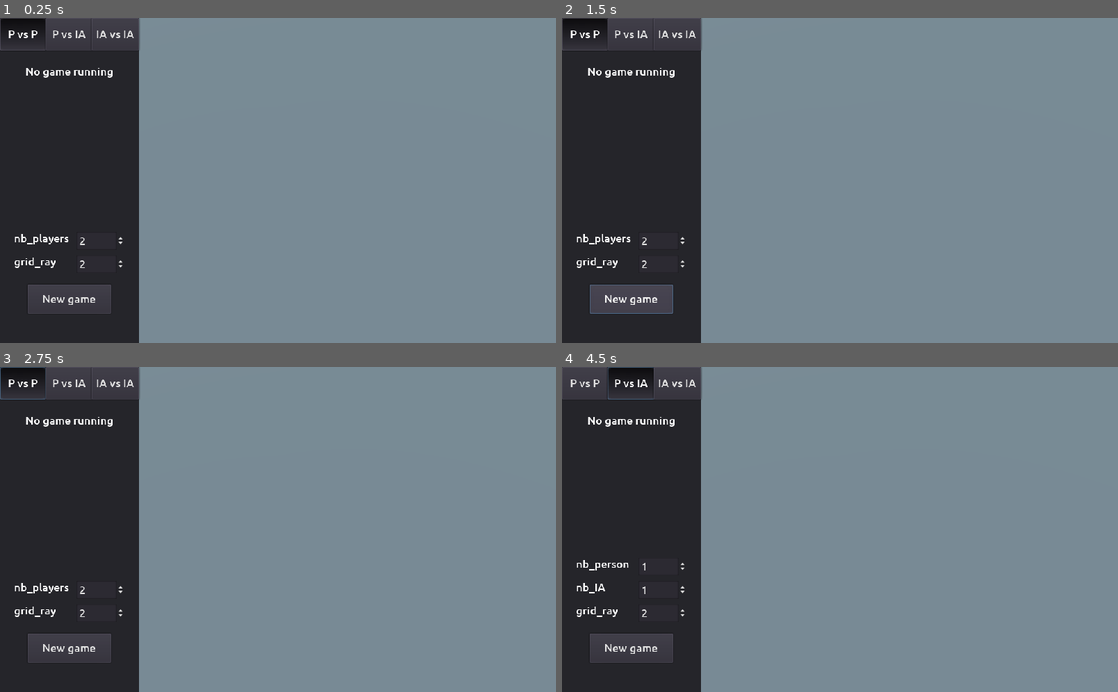
Above: before the commit, frames 1-4 (two rows, left to right).
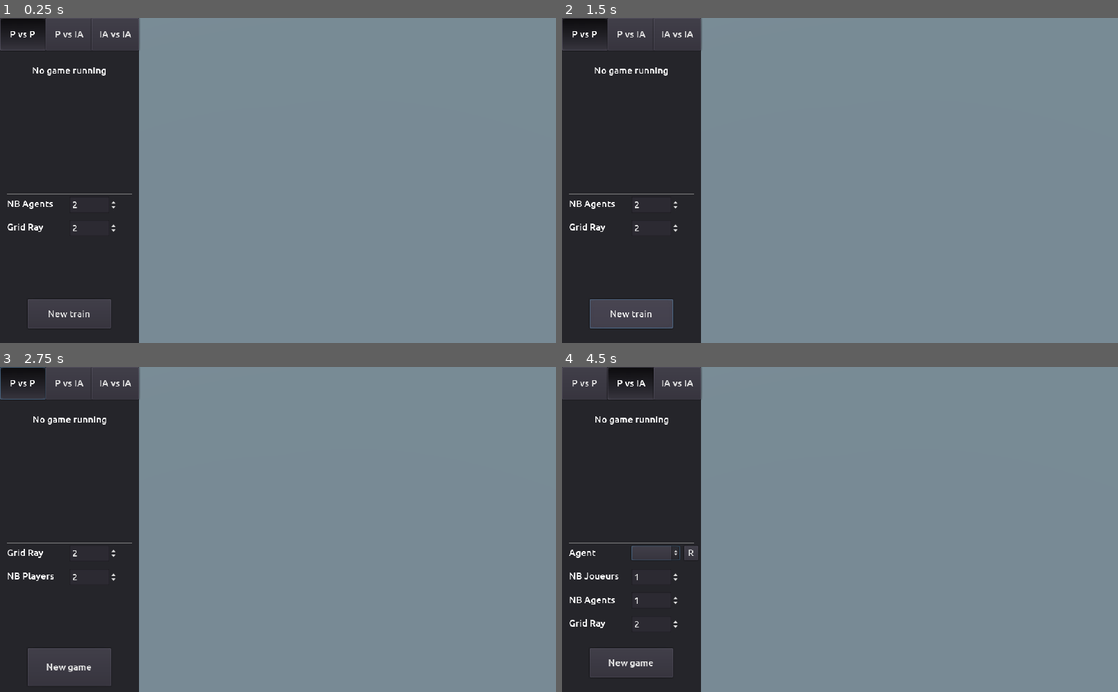
Above: after the commit, the same moments.

Repository: Naowak/Kothrak
Game: Godot game, scene res://Scenes/Main.tscn
Two runs of this game, one before a commit and one after it. Both use one fixed random seed, a clock stepped at 60 frames per second and the inputs below.
Inputs (mouse positions are in pixels of both pictures, inside the frame that each line leads up to):
- Up to frame 1 (0.25 s): no input
- Up to frame 2 (1.5 s): click "New game" (after the commit: "New train") at 0.5 s; click "New game" (after the commit: "New train") at 1.25 s
- Up to frame 3 (2.75 s): click "P vs P" at 2 s
- Up to frame 4 (4.5 s): click "P vs IA" at 2.75 s; click (656, 552) at 3.52 s; click (689, 552) at 4.25 s, where only the run after the commit has a clickable "R"

The runs differ from the first frame. In frame 1, 1.9% of the frame differs, in the area x 1-25%, y 3-96%; in frame 2, 2.4%; in frame 3, 2.1%; in frame 4, 2.4%, in the area x 1-25%, y 0-96%.
Error before the commit: Invalid get index 'status' (on base: 'Nil'). (res://Scripts/Main.gd:27)

Commit message:
ajout de la commande permettant de récupérer les noms des agents pour PvIA + petite réarchitecture graphique du menu

Diff:
--- a/gui/Fonts/Ubuntu-font.tres
+++ b/gui/Fonts/Ubuntu-font.tres
@@ -2,7 +2,6 @@
 
 [ext_resource path="res://Fonts/Ubuntu-Medium.ttf" type="DynamicFontData" id=1]
 
-
 [resource]
-size = 20
+size = 17
 font_data = ExtResource( 1 )
--- a/gui/Scenes/Main.tscn
+++ b/gui/Scenes/Main.tscn
@@ -80,6 +80,7 @@
 text = "IA vs IA"
 
 [node name="Control_PvP" type="Control" parent="Panel"]
+visible = false
 anchor_top = 0.1
 anchor_right = 1.0
 anchor_bottom = 1.0
@@ -89,20 +90,19 @@
 
 [node name="Button_newgame" type="Button" parent="Panel/Control_PvP"]
 anchor_left = 0.2
-anchor_top = 0.8
+anchor_top = 0.85
 anchor_right = 0.8
-anchor_bottom = 0.9
+anchor_bottom = 0.98
 text = "New game"
 __meta__ = {
 "_edit_use_anchors_": false
 }
 
 [node name="SpinBox_nbplayers" type="SpinBox" parent="Panel/Control_PvP"]
-anchor_left = 0.55
-anchor_top = 0.62
-anchor_right = 0.9
-anchor_bottom = 0.62
-margin_bottom = 33.0
+anchor_left = 0.5
+anchor_top = 0.58
+anchor_right = 0.85
+anchor_bottom = 0.63
 min_value = 1.0
 max_value = 4.0
 value = 2.0
@@ -111,24 +111,22 @@
 }
 
 [node name="Label_nbplayers" type="Label" parent="Panel/Control_PvP"]
-anchor_left = 0.1
-anchor_top = 0.62
-anchor_right = 0.45
-anchor_bottom = 0.62
-margin_right = 11.4
-margin_bottom = 24.0
-text = "nb_players"
+anchor_left = 0.05
+anchor_top = 0.58
+anchor_right = 0.45
+anchor_bottom = 0.63
+text = "NB Players"
 valign = 1
 __meta__ = {
 "_edit_use_anchors_": false
 }
 
 [node name="SpinBox_gridray" type="SpinBox" parent="Panel/Control_PvP"]
-anchor_left = 0.55
-anchor_top = 0.7
-anchor_right = 0.9
-anchor_bottom = 0.7
-margin_bottom = 33.0
+anchor_left = 0.5
+anchor_top = 0.5
+anchor_right = 0.85
+anchor_bottom = 0.55
+margin_top = -1.05261
 min_value = 1.0
 max_value = 4.0
 value = 2.0
@@ -137,13 +135,13 @@
 }
 
 [node name="Label_gridray" type="Label" parent="Panel/Control_PvP"]
-anchor_left = 0.1
-anchor_top = 0.7
-anchor_right = 0.45
-anchor_bottom = 0.7
-margin_right = 7.62939e-06
-margin_bottom = 24.0
-text = "grid_ray"
+anchor_left = 0.05
+anchor_top = 0.5
+anchor_right = 0.45
+anchor_bottom = 0.55
+margin_left = 0.2
+margin_right = -0.199997
+text = "Grid Ray"
 valign = 1
 __meta__ = {
 "_edit_use_anchors_": false
@@ -151,12 +149,11 @@
 
 [node name="LineSep" type="ColorRect" parent="Panel/Control_PvP"]
 anchor_left = 0.05
-anchor_top = 0.5
+anchor_top = 0.49
 anchor_right = 0.95
-anchor_bottom = 0.5
-margin_top = -24.0
+anchor_bottom = 0.49
+margin_top = -1.0
 margin_right = 1.52588e-05
-margin_bottom = -23.0
 color = Color( 0.509804, 0.509804, 0.509804, 1 )
 __meta__ = {
 "_edit_use_anchors_": false
@@ -167,6 +164,9 @@
 anchor_top = 0.05
 anchor_right = 0.9
 anchor_bottom = 0.5
+margin_left = 0.4
+margin_right = 0.600006
+margin_bottom = -37.0
 bbcode_enabled = true
 bbcode_text = "[center]No game running[/center]
 "
@@ -182,23 +182,25 @@
 anchor_top = 0.1
 anchor_right = 1.0
 anchor_bottom = 1.0
+__meta__ = {
+"_edit_use_anchors_": false
+}
 
 [node name="Button_newgame" type="Button" parent="Panel/Control_PvIA"]
 anchor_left = 0.2
-anchor_top = 0.8
+anchor_top = 0.85
 anchor_right = 0.8
-anchor_bottom = 0.9
+anchor_bottom = 0.95
 text = "New game"
 __meta__ = {
 "_edit_use_anchors_": false
 }
 
 [node name="SpinBox_nbperson" type="SpinBox" parent="Panel/Control_PvIA"]
-anchor_left = 0.55
-anchor_top = 0.54
-anchor_right = 0.9
-anchor_bottom = 0.54
-margin_bottom = 33.0
+anchor_left = 0.5
+anchor_top = 0.58
+anchor_right = 0.85
+anchor_bottom = 0.63
 min_value = 1.0
 max_value = 4.0
 value = 1.0
@@ -207,24 +209,21 @@
 }
 
 [node name="Label_nbperson" type="Label" parent="Panel/Control_PvIA"]
-anchor_left = 0.1
-anchor_top = 0.54
-anchor_right = 0.45
-anchor_bottom = 0.54
-margin_right = 11.4
-margin_bottom = 24.0
-text = "nb_person"
+anchor_left = 0.05
+anchor_top = 0.58
+anchor_right = 0.45
+anchor_bottom = 0.63
+text = "NB Joueurs"
 valign = 1
 __meta__ = {
 "_edit_use_anchors_": false
 }
 
 [node name="SpinBox_nbIA" type="SpinBox" parent="Panel/Control_PvIA"]
-anchor_left = 0.55
-anchor_top = 0.62
-anchor_right = 0.9
-anchor_bottom = 0.62
-margin_bottom = 33.0
+anchor_left = 0.5
+anchor_top = 0.66
+anchor_right = 0.85
+anchor_bottom = 0.71
 min_value = 1.0
 max_value = 4.0
 value = 1.0
@@ -233,24 +232,35 @@
 }
 
 [node name="Label_nbIA" type="Label" parent="Panel/Control_PvIA"]
-anchor_left = 0.1
-anchor_top = 0.62
-anchor_right = 0.45
-anchor_bottom = 0.62
-margin_right = 11.4
-margin_bottom = 24.0
-text = "nb_IA"
+anchor_left = 0.05
+anchor_top = 0.66
+anchor_right = 0.45
+anchor_bottom = 0.71
+margin_left = 0.4
+margin_top = 0.200012
+margin_right = 11.8
+text = "NB Agents"
+valign = 1
+__meta__ = {
+"_edit_use_anchors_": false
+}
+
+[node name="Label_nameagent" type="Label" parent="Panel/Control_PvIA"]
+anchor_left = 0.05
+anchor_top = 0.5
+anchor_right = 0.45
+anchor_bottom = 0.55
+text = "Agent"
 valign = 1
 __meta__ = {
 "_edit_use_anchors_": false
 }
 
 [node name="SpinBox_gridray" type="SpinBox" parent="Panel/Control_PvIA"]
-anchor_left = 0.55
-anchor_top = 0.7
-anchor_right = 0.9
-anchor_bottom = 0.7
-margin_bottom = 33.0
+anchor_left = 0.5
+anchor_top = 0.74
+anchor_right = 0.85
+anchor_bottom = 0.79
 min_value = 1.0
 max_value = 4.0
 value = 2.0
@@ -259,13 +269,12 @@
 }
 
 [node name="Label_gridray" type="Label" parent="Panel/Control_PvIA"]
-anchor_left = 0.1
-anchor_top = 0.7
-anchor_right = 0.45
-anchor_bottom = 0.7
+anchor_left = 0.05
+anchor_top = 0.74
+anchor_right = 0.45
+anchor_bottom = 0.79
 margin_right = 7.62939e-06
-margin_bottom = 24.0
-text = "grid_ray"
+text = "Grid Ray"
 valign = 1
 __meta__ = {
 "_edit_use_anchors_": false
@@ -273,12 +282,11 @@
 
 [node name="LineSep" type="ColorRect" parent="Panel/Control_PvIA"]
 anchor_left = 0.05
-anchor_top = 0.5
+anchor_top = 0.49
 anchor_right = 0.95
-anchor_bottom = 0.5
-margin_top = -24.0
+anchor_bottom = 0.49
+margin_top = -1.0
 margin_right = 1.52588e-05
-margin_bottom = -23.0
 color = Color( 0.509804, 0.509804, 0.509804, 1 )
 __meta__ = {
 "_edit_use_anchors_": false
@@ -289,6 +297,9 @@
 anchor_top = 0.05
 anchor_right = 0.9
 anchor_bottom = 0.5
+margin_left = 0.4
+margin_right = 0.600006
+margin_bottom = -38.0
 bbcode_enabled = true
 bbcode_text = "[center]No game running[/center]
 "
@@ -299,28 +310,48 @@
 "_edit_use_anchors_": false
 }
 
+[node name="OptionButton" type="OptionButton" parent="Panel/Control_PvIA"]
+anchor_left = 0.5
+anchor_top = 0.5
+anchor_right = 0.85
+anchor_bottom = 0.55
+__meta__ = {
+"_edit_use_anchors_": false
+}
+
+[node name="ButtonReloadAgents" type="Button" parent="Panel/Control_PvIA"]
+anchor_left = 0.88
+anchor_top = 0.5
+anchor_right = 0.98
+anchor_bottom = 0.55
+text = "R"
+__meta__ = {
+"_edit_use_anchors_": false
+}
+
 [node name="Control_IAvIA" type="Control" parent="Panel"]
-visible = false
 anchor_top = 0.1
 anchor_right = 1.0
 anchor_bottom = 1.0
+__meta__ = {
+"_edit_use_anchors_": false
+}
 
 [node name="Button_newtrain" type="Button" parent="Panel/Control_IAvIA"]
 anchor_left = 0.2
-anchor_top = 0.8
+anchor_top = 0.85
 anchor_right = 0.8
-anchor_bottom = 0.9
+anchor_bottom = 0.95
 text = "New train"
 __meta__ = {
 "_edit_use_anchors_": false
 }
 
 [node name="SpinBox_nbagents" type="SpinBox" parent="Panel/Control_IAvIA"]
-anchor_left = 0.55
-anchor_top = 0.62
-anchor_right = 0.9
-anchor_bottom = 0.62
-margin_bottom = 33.0
+anchor_left = 0.5
+anchor_top = 0.5
+anchor_right = 0.85
+anchor_bottom = 0.55
 min_value = 1.0
 max_value = 4.0
 value = 2.0
@@ -329,25 +360,23 @@
 }
 
 [node name="Label_nbagents" type="Label" parent="Panel/Control_IAvIA"]
-anchor_left = 0.1
-anchor_top = 0.62
-anchor_right = 0.45
-anchor_bottom = 0.62
-margin_right = 11.4
-margin_bottom = 24.0
-text = "nb_agents
-"
+anchor_left = 0.05
+anchor_top = 0.5
+anchor_right = 0.45
+anchor_bottom = 0.55
+margin_left = 0.2
+margin_right = -0.199997
+text = "NB Agents"
 valign = 1
 __meta__ = {
 "_edit_use_anchors_": false
 }
 
 [node name="SpinBox_gridray" type="SpinBox" parent="Panel/Control_IAvIA"]
-anchor_left = 0.55
-anchor_top = 0.7
-anchor_right = 0.9
-anchor_bottom = 0.7
-margin_bottom = 33.0
+anchor_left = 0.5
+anchor_top = 0.58
+anchor_right = 0.85
+anchor_bottom = 0.63
 min_value = 1.0
 max_value = 4.0
 value = 2.0
@@ -356,13 +385,12 @@
 }
 
 [node name="Label_gridray" type="Label" parent="Panel/Control_IAvIA"]
-anchor_left = 0.1
-anchor_top = 0.7
-anchor_right = 0.45
-anchor_bottom = 0.7
+anchor_left = 0.05
+anchor_top = 0.58
+anchor_right = 0.45
+anchor_bottom = 0.63
 margin_right = 7.62939e-06
-margin_bottom = 24.0
-text = "grid_ray"
+text = "Grid Ray"
 valign = 1
 __meta__ = {
 "_edit_use_anchors_": false
@@ -370,12 +398,11 @@
 
 [node name="LineSep" type="ColorRect" parent="Panel/Control_IAvIA"]
 anchor_left = 0.05
-anchor_top = 0.5
+anchor_top = 0.49
 anchor_right = 0.95
-anchor_bottom = 0.5
-margin_top = -24.0
+anchor_bottom = 0.49
+margin_top = -1.0
 margin_right = 1.52588e-05
-margin_bottom = -23.0
 color = Color( 0.509804, 0.509804, 0.509804, 1 )
 __meta__ = {
 "_edit_use_anchors_": false
--- a/gui/Scripts/HTTPRequest.gd
+++ b/gui/Scripts/HTTPRequest.gd
@@ -5,6 +5,11 @@
 	# warning-ignore:return_value_discarded
 	connect("request_completed", self, "_on_request_completed")
 
+
+# Request agents infos to server
+func request_agents_infos():
+	# warning-ignore:return_value_discarded
+	request('http://127.0.0.1:5000/agents_infos')
 
 # Request new game to the server
 func request_new_session(mode):
@@ -81,7 +86,12 @@
 
 # Called when a request is completed : decode data and call _update from Playground
 func _on_request_completed(_result, _response_code, _headers, body):
-	var data = JSON.parse(body.get_string_from_utf8()).result
+	var msg = body.get_string_from_utf8()
+	var data = null
+	if len(msg) > 0:
+		data = JSON.parse(msg).result
+	else:
+		data = {}
 	data = _decode(data)
 	get_parent()._update(data)
 
--- a/gui/Scripts/Main.gd
+++ b/gui/Scripts/Main.gd
@@ -19,12 +19,23 @@
 	$Panel/Control_PvIA/Button_newgame.connect('pressed', $HTTPRequest, 'request_new_session', ['PvIA'])
 	# warning-ignore:return_value_discarded
 	$Panel/Control_IAvIA/Button_newtrain.connect('pressed', $HTTPRequest, 'request_new_session', ['IAvIA'])
+	# warning-ignore:return_value_discarded
+	$Panel/Control_PvIA/ButtonReloadAgents.connect('pressed', $HTTPRequest, 'request_agents_infos', [])
 
 # Update the game with new data from server
 func _update(data):
-	print(data)
+#	print(data)
+
+	if not 'status' in data.keys():
+		print('No return from server.')
+		return
+
+	# For informations update with server
+	if data['status'] == 'agents_infos':
+		$Panel._update_agents_infos(data['names'])
+
 	# New game
-	if data['status'] == 'new_game':
+	elif data['status'] == 'new_game':
 		_new_game_update(data)
 	# Update current game
 	elif data['status'] == 'playing':
--- a/gui/Scripts/Panel.gd
+++ b/gui/Scripts/Panel.gd
@@ -18,3 +18,10 @@
 	for name in nodes_control.keys():
 		nodes_control[name].visible = name == mode
 		buttons[name].pressed = name == mode
+
+
+func _update_agents_infos(names):
+	Utils.AGENTS_NAME = names
+	$Control_PvIA/OptionButton.clear()
+	for name in names:
+		$Control_PvIA/OptionButton.add_item(name)
--- a/gui/Scripts/Utils.gd
+++ b/gui/Scripts/Utils.gd
@@ -12,6 +12,7 @@
 var MAX_STAGE = 4
 var RAY_ARENA = 2
 var NB_PLAYERS = 2
+var AGENTS_NAME = []
 
 # Interface parameters
 var MODE = 'PvP'
Not shown, changed: api/API.py
Not shown, changed: gui/Exports/html5/kothrak_interface.pck
